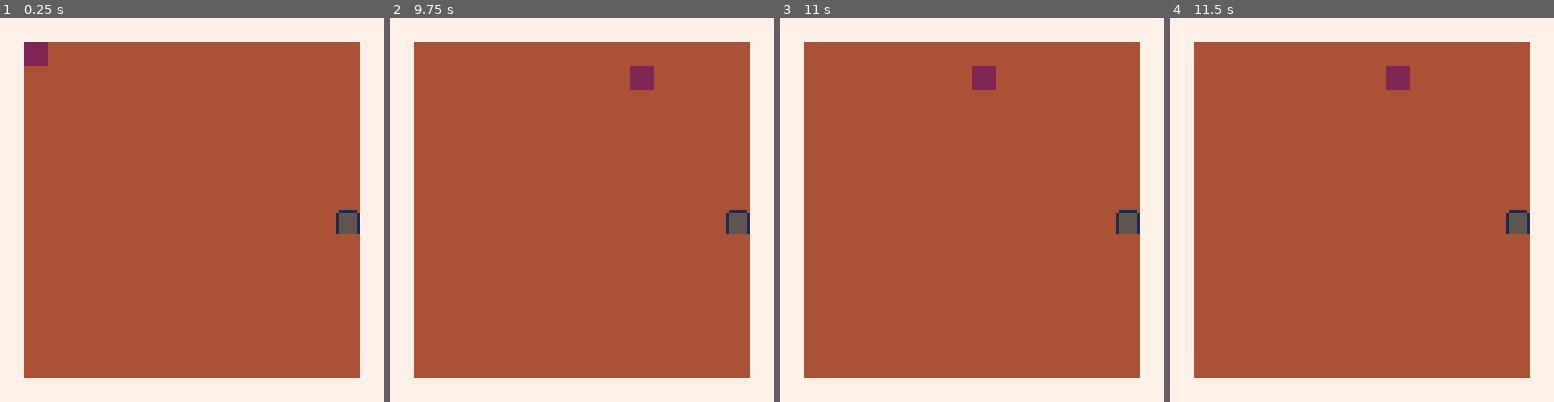
Above: before the commit, frames 1-4 (left to right).
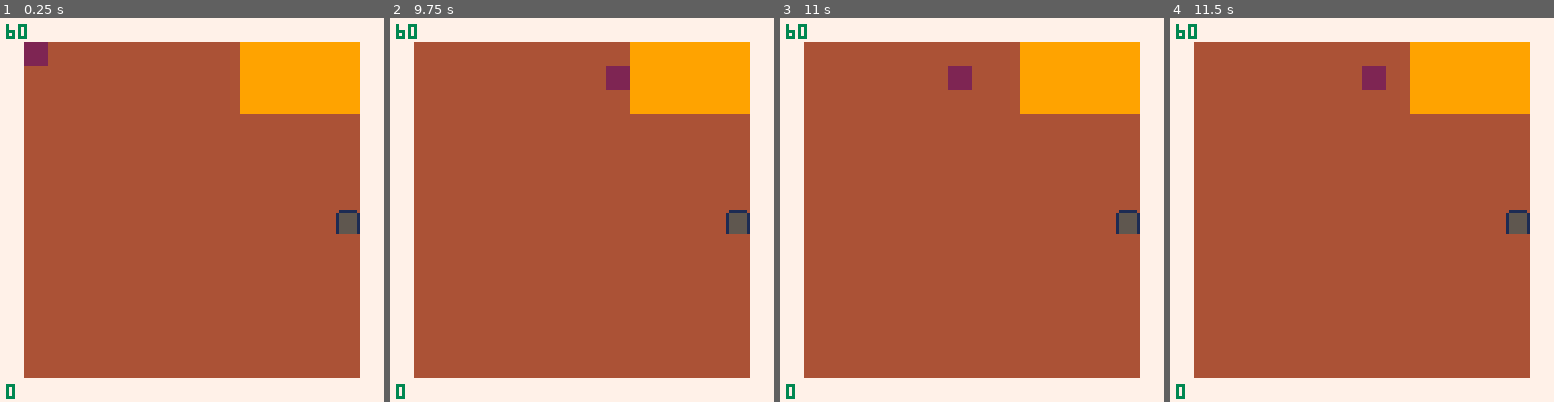
Above: after the commit, the same moments.

Repository: Loremus299/Mini-Jam-221
Game: PICO-8 cartridge index.p8
The game is run twice, just before and just after one commit, with the same random seed, the same clock (stepped at 60 frames per second) and the same inputs.
Inputs:
- Up to frame 1 (0.25 s): no input
- Up to frame 2 (9.75 s): tap X (X key) at 0.33, 1.07, 1.85, 2.97, 4.08, 5.2, 6.32, 7.43, 8.55, 9.67 s; tap O (Z key) at 0.7, 1.7, 2.1, 2.5, 2.9, 3.3, 3.7, 4.1, 4.5, 4.9, 5.3, 5.7, 6.1, 6.5, 6.9, 7.3, 7.7, 8.1, 8.5, 8.9, 9.3, 9.7 s; hold Right 1.6-2.1 s; hold Up 2.15-2.42 s; hold Right 2.47-3.03 s; hold Left 3.08-3.58 s; hold Down 3.63-3.97 s; hold Right 4.02-4.68 s; hold Up 4.73-5.03 s; hold Left 5.08-5.68 s; hold Down 5.73-6.03 s; hold Right 6.08-6.58 s; hold Right 6.63-7.13 s; hold Up 7.18-7.45 s; hold Right 7.5-8.07 s; hold Left 8.12-8.62 s; hold Down 8.67-9 s; hold Right 9.05-9.72 s
- Up to frame 3 (11 s): hold Up 9.77-10.07 s; tap O (Z key) at 10.1, 10.5, 10.9 s; hold Left 10.12-10.72 s; hold Down from 10.77 s (still down); tap X (X key) at 10.78 s
- Up to frame 4 (11.5 s): release Down at 11.07 s; hold Right from 11.12 s (still down); tap O (Z key) at 11.3 s

The runs differ from the first frame. In frame 1, 6.1% of the frame differs, in the area x 1-94%, y 1-100%; in frame 2, 6.5%; in frame 3, 6.8%; in frame 4, 6.8%.

Commit message:
burn leaves

Diff:
--- a/index.p8
+++ b/index.p8
@@ -154,6 +154,8 @@
 end
 
 function roomInit()
+	deposit = 0
+	depositTimer = 60
 	sd.mapX = 7
 	sd.mapY = 3
 	plr.x = 8
@@ -163,12 +165,26 @@
 function roomUpdate()
 	movement(plr)
 	sceneTransition(plr, sd, "map")
+
+	onClick(4, function()
+		if glb.score > 0 then
+			glb.time += glb.score * 120
+			deposit = glb.score
+			glb.score = 0
+		end
+	end)
 end
 
 function roomDraw()
 	cls(4)
 	map(sd.mapX * 16, sd.mapY * 16)
 	spr(plr.spr, plr.x, plr.y, plr.w, plr.h, plr.fx, plr.fy)
+	print(glb.score, 2, 122, 3)
+	print(flr(glb.time / 60), 2, 2, 3)
+	if deposit > 0 and depositTimer > 0 then
+		depositTimer -= 1
+		print("+ 2 x "..deposit )
+	end
 end
 
 -->8
@@ -198,14 +214,14 @@
 	sceneManager[sceneManager.cur].draw()
 end
 __gfx__
-000000002222222277777777ffffffff044444400111111000000000000000000000000000000000000000000000000000000000000000000000000000000000
-000000002222222277777777ffffffff499999941555555100000000000000000000000000000000000000000000000000000000000000000000000000000000
-000000002222222277777777ffffffff499999941555555100000000000000000000000000000000000000000000000000000000000000000000000000000000
-000000002222222277777777ffffffff499449941555555100000000000000000000000000000000000000000000000000000000000000000000000000000000
-000000002222222277777777ffffffff499449941555555100000000000000000000000000000000000000000000000000000000000000000000000000000000
-000000002222222277777777ffffffff499999941555555100000000000000000000000000000000000000000000000000000000000000000000000000000000
-000000002222222277777777ffffffff499999941555555100000000000000000000000000000000000000000000000000000000000000000000000000000000
-000000002222222277777777ffffffff044444401555555100000000000000000000000000000000000000000000000000000000000000000000000000000000
+000000002222222277777777ffffffff044444400111111099999999000000000000000000000000000000000000000000000000000000000000000000000000
+000000002222222277777777ffffffff499999941555555199999999000000000000000000000000000000000000000000000000000000000000000000000000
+000000002222222277777777ffffffff499999941555555199999999000000000000000000000000000000000000000000000000000000000000000000000000
+000000002222222277777777ffffffff499449941555555199999999000000000000000000000000000000000000000000000000000000000000000000000000
+000000002222222277777777ffffffff499449941555555199999999000000000000000000000000000000000000000000000000000000000000000000000000
+000000002222222277777777ffffffff499999941555555199999999000000000000000000000000000000000000000000000000000000000000000000000000
+000000002222222277777777ffffffff499999941555555199999999000000000000000000000000000000000000000000000000000000000000000000000000
+000000002222222277777777ffffffff044444401555555199999999000000000000000000000000000000000000000000000000000000000000000000000000
 00000000000000000000000000000000000000000000000000000000000000000000000000000000000000000000000000000000000000000000000000000000
 00000000000000000000000000000000000000000000000000000000000000000000000000000000000000000000000000000000000000000000000000000000
 00000000000000000000000000000000000000000000000000000000000000000000000000000000000000000000000000000000000000000000000000000000
@@ -297,11 +313,11 @@
 00000000000000000000000000000000000000000000000000000000000000000000000000000000000000000000000000000000000000000000000000000000
 00000000000000000000000000000000000000000000000000000000000000000000000000000000000000000000000020202020202020202020202020202020
 00000000000000000000000000000000000000000000000000000000000000000000000000000000000000000000000000000000000000000000000000000000
-00000000000000000000000000000000000000000000000000000000000000000000000000000000000000000000000020000000000000000000000000000020
-00000000000000000000000000000000000000000000000000000000000000000000000000000000000000000000000000000000000000000000000000000000
-00000000000000000000000000000000000000000000000000000000000000000000000000000000000000000000000020000000000000000000000000000020
-00000000000000000000000000000000000000000000000000000000000000000000000000000000000000000000000000000000000000000000000000000000
-00000000000000000000000000000000000000000000000000000000000000000000000000000000000000000000000020000000000000000000000000000020
+00000000000000000000000000000000000000000000000000000000000000000000000000000000000000000000000020000000000000000000606060606020
+00000000000000000000000000000000000000000000000000000000000000000000000000000000000000000000000000000000000000000000000000000000
+00000000000000000000000000000000000000000000000000000000000000000000000000000000000000000000000020000000000000000000606060606020
+00000000000000000000000000000000000000000000000000000000000000000000000000000000000000000000000000000000000000000000000000000000
+00000000000000000000000000000000000000000000000000000000000000000000000000000000000000000000000020000000000000000000606060606020
 00000000000000000000000000000000000000000000000000000000000000000000000000000000000000000000000000000000000000000000000000000000
 00000000000000000000000000000000000000000000000000000000000000000000000000000000000000000000000020000000000000000000000000000020
 00000000000000000000000000000000000000000000000000000000000000000000000000000000000000000000000000000000000000000000000000000000
@@ -327,7 +343,7 @@
 00000000000000000000000000000000000000000000000000000000000000000000000000000000000000000000000000000000000000000000000000000000
 00000000000000000000000000000000000000000000000000000000000000000000000000000000000000000000000020202020202020202020202020202020
 __gff__
-0000010102040000000000000000000000000000000000000000000000000000000000000000000000000000000000000000000000000000000000000000000000000000000000000000000000000000000000000000000000000000000000000000000000000000000000000000000000000000000000000000000000000000
+0000010102040100000000000000000000000000000000000000000000000000000000000000000000000000000000000000000000000000000000000000000000000000000000000000000000000000000000000000000000000000000000000000000000000000000000000000000000000000000000000000000000000000
 0000000000000000000000000000000000000000000000000000000000000000000000000000000000000000000000000000000000000000000000000000000000000000000000000000000000000000000000000000000000000000000000000000000000000000000000000000000000000000000000000000000000000000
 __map__
 0000000000000000000000000000000000000000000000000000000000000002000000000000000000000000000000000000000000000000000000000000000000000000000000000000000000000000000000000000000000000000000000000000000000000000000000000000000000000000000000000000000000000000
